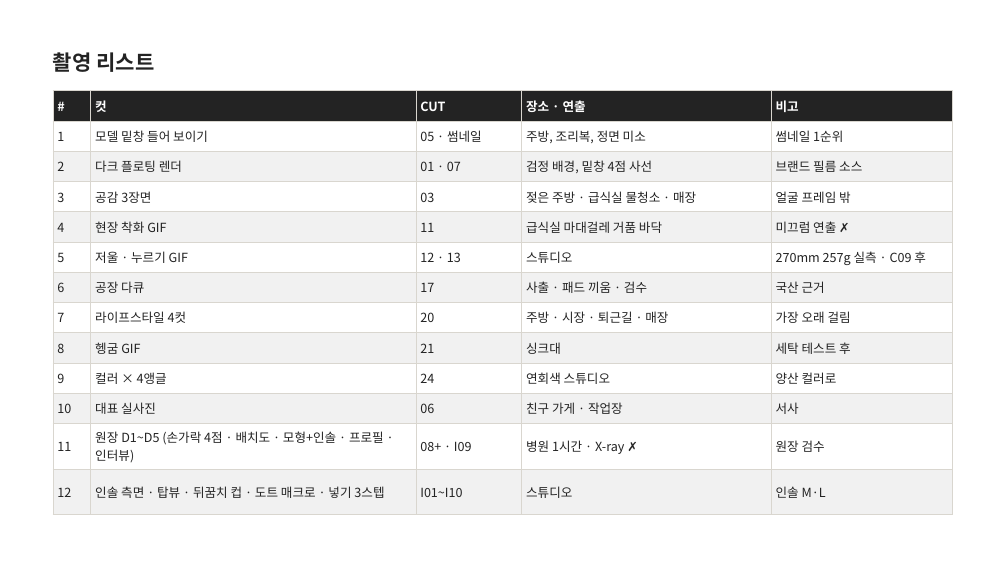
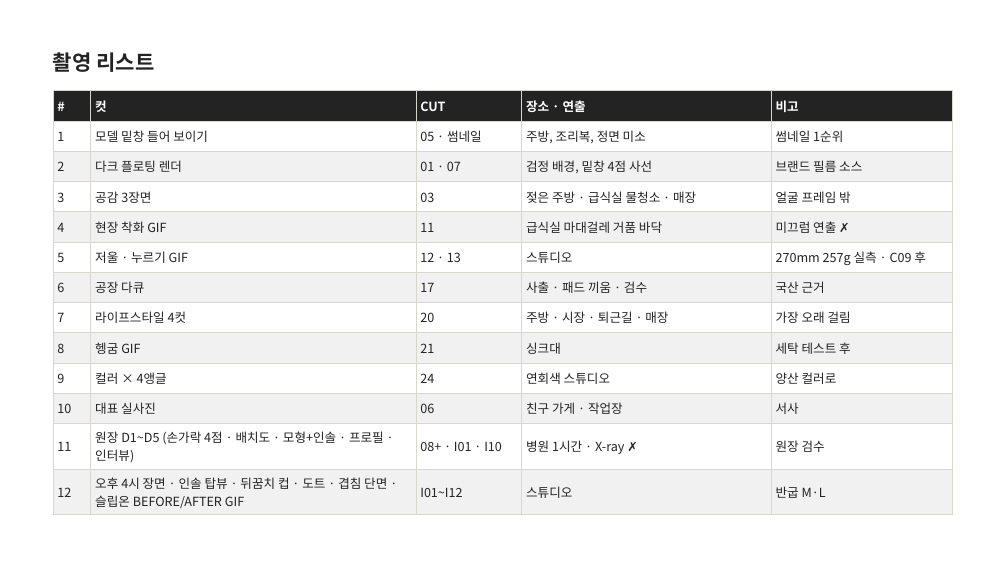
Before and after one commit to ydcompany89/harness-system, a slide deck: slide 54 of launch/rs/design/detail-handoff/rs-detail-handoff-v2.pptx (slide 53 before the commit). Drawn at 1008x567 pixels with LibreOffice and Linux fonts; fonts in the diff are those of the drawing. Boxes give left, top, right and bottom in pixels: in the first picture for what was removed or moved away, otherwise in the second. Text is boxed around its words. In the diff, an @@ line names an element or a change of style, - is before the commit and + after.

```diff
--- a/launch/rs/design/detail-handoff/rs-detail-handoff-v2.pptx
+++ b/launch/rs/design/detail-handoff/rs-detail-handoff-v2.pptx
@@ table at [53,91,953,513] @@
-row 12, column 3: 08+ · I09
+row 12, column 3: 08+ · I01 · I10
-row 13: 12 | 인솔 측면 · 탑뷰 · 뒤꿈치 컵 · 도트 매크로 · 넣기 3스텝 | I01~I10 | 스튜디오 | 인솔 M·L
+row 13: 12 | 오후 4시 장면 · 인솔 탑뷰 · 뒤꿈치 컵 · 도트 · 겹침 단면 · 슬립온 BEFORE/AFTER GIF | I01~I12 | 스튜디오 | 반굽 M·L
```
Also in this commit, not shown: 19 other slides changed, 1 slide added, 9 other files.
